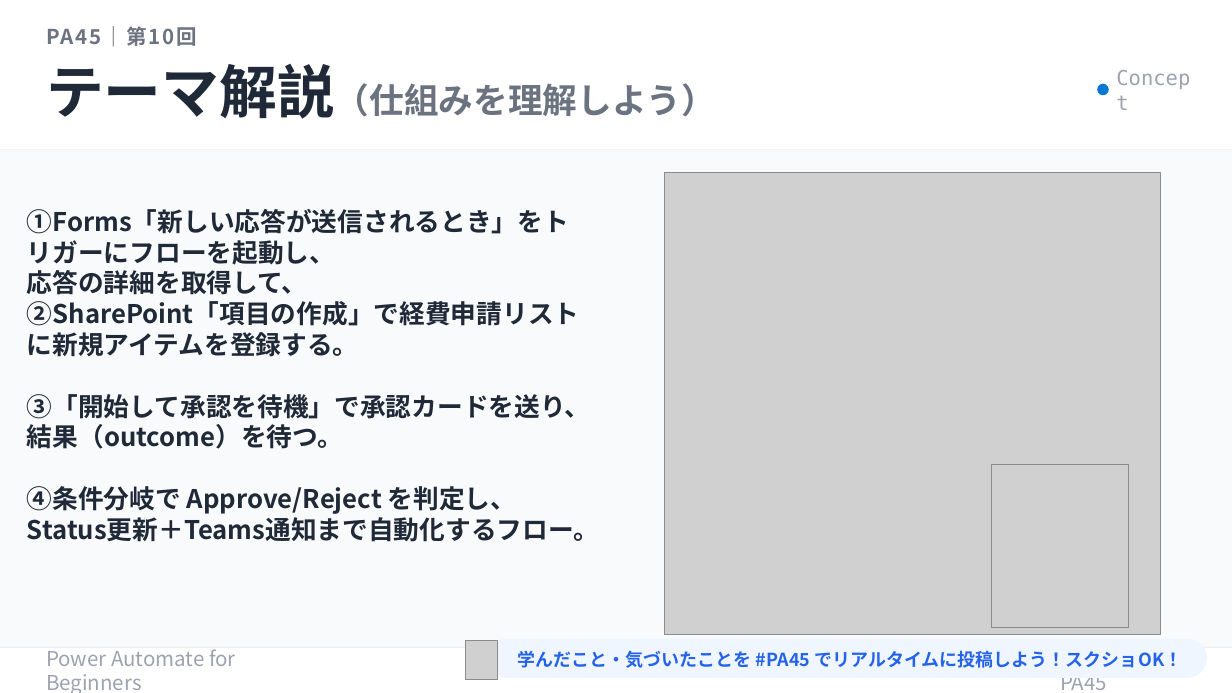
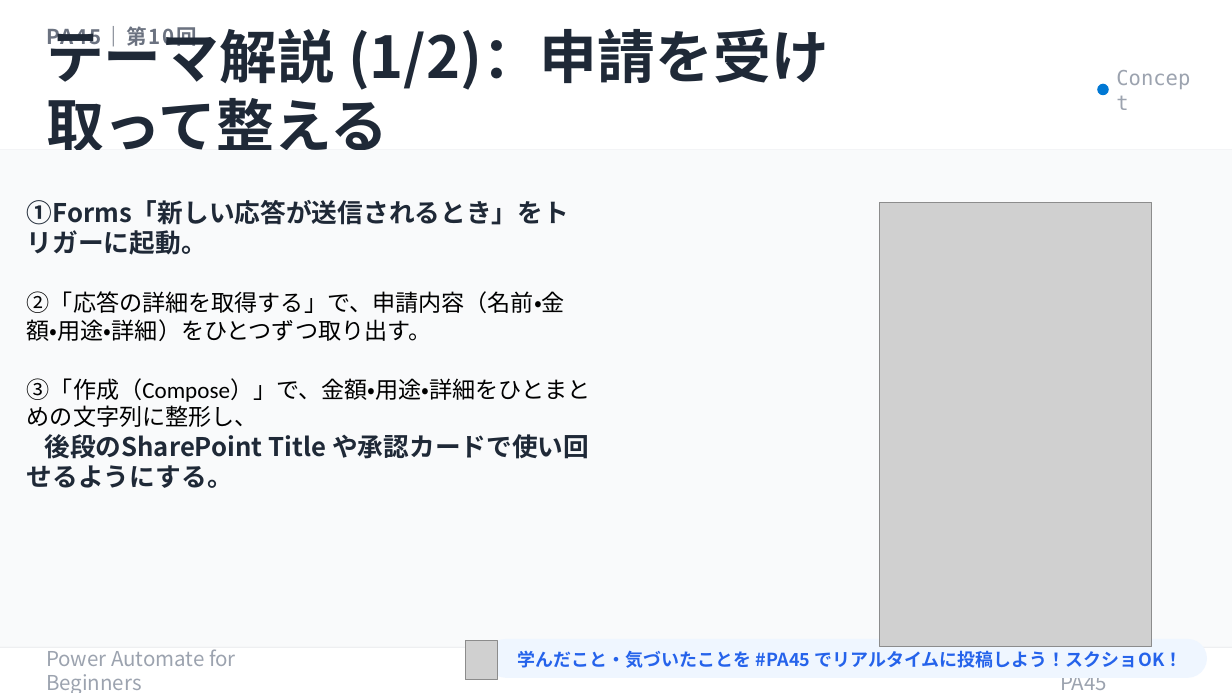
Before and after one commit to Haru-PowerPlatform/pa45, a slide deck: slide 8 of assets/pa45/P010_PA45_BizReview_20260514.pptx. Drawn at 1232x693 pixels with LibreOffice and Linux fonts; fonts in the diff are those of the drawing; grey boxes stand for pictures. Boxes give left, top, right and bottom in pixels: in the first picture for what was removed or moved away, otherwise in the second. Text is boxed around its words. In the diff, an @@ line names an element or a change of style, - is before the commit and + after.

```diff
--- a/assets/pa45/P010_PA45_BizReview_20260514.pptx
+++ b/assets/pa45/P010_PA45_BizReview_20260514.pptx
@@ text at box(46, 26, 829, 150): text changed; size 27 to 45 pt; text colour #6B7280 to #1F2937 @@
-テーマ解説（仕組みを理解しよう）
+テーマ解説 (1/2)：申請を受け取って整える
@@ text at box(27, 200, 591, 488): text changed; size 20 to 18 pt; font Noto Sans CJK JP to Calibri; text colour #1F2937 to #000000; bold off @@
-①Forms「新しい応答が送信されるとき」をトリガーにフローを起動し、
-応答の詳細を取得して、
-②SharePoint「項目の作成」で経費申請リストに新規アイテムを登録する。
-③「開始して承認を待機」で承認カードを送り、結果（outcome）を待つ。
-④条件分岐で Approve/Reject を判定し、Status更新＋Teams通知まで自動化するフロー。
+①Forms「新しい応答が送信されるとき」をトリガーに起動。
+②「応答の詳細を取得する」で、申請内容（名前・金額・用途・詳細）をひとつずつ取り出す。
+③「作成（Compose）」で、金額・用途・詳細をひとまとめの文字列に整形し、
+後段のSharePoint Title や承認カードで使い回せるようにする。
@@ picture: place and size @@
-picture at box(665, 173, 1160, 635)
+picture at box(879, 202, 1152, 647)
@@ picture removed at box(992, 465, 1129, 628) @@
```
Also in this commit, not shown: 1 other slide changed, 1 slide added, 2 other files.
